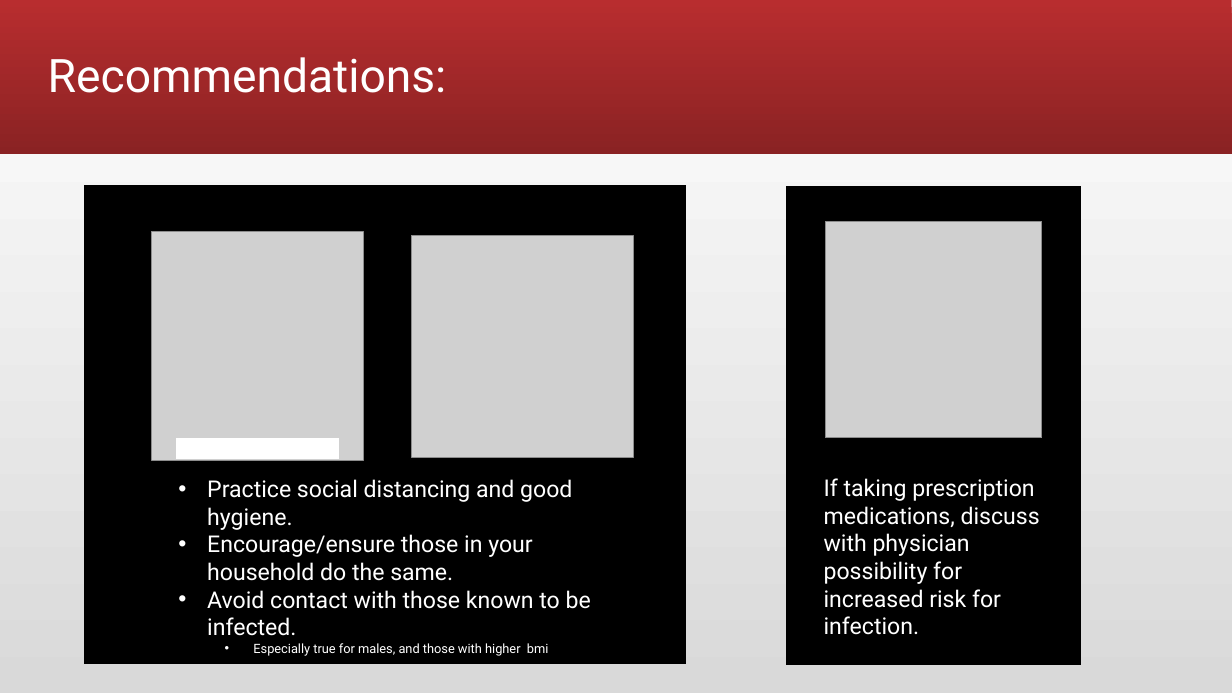
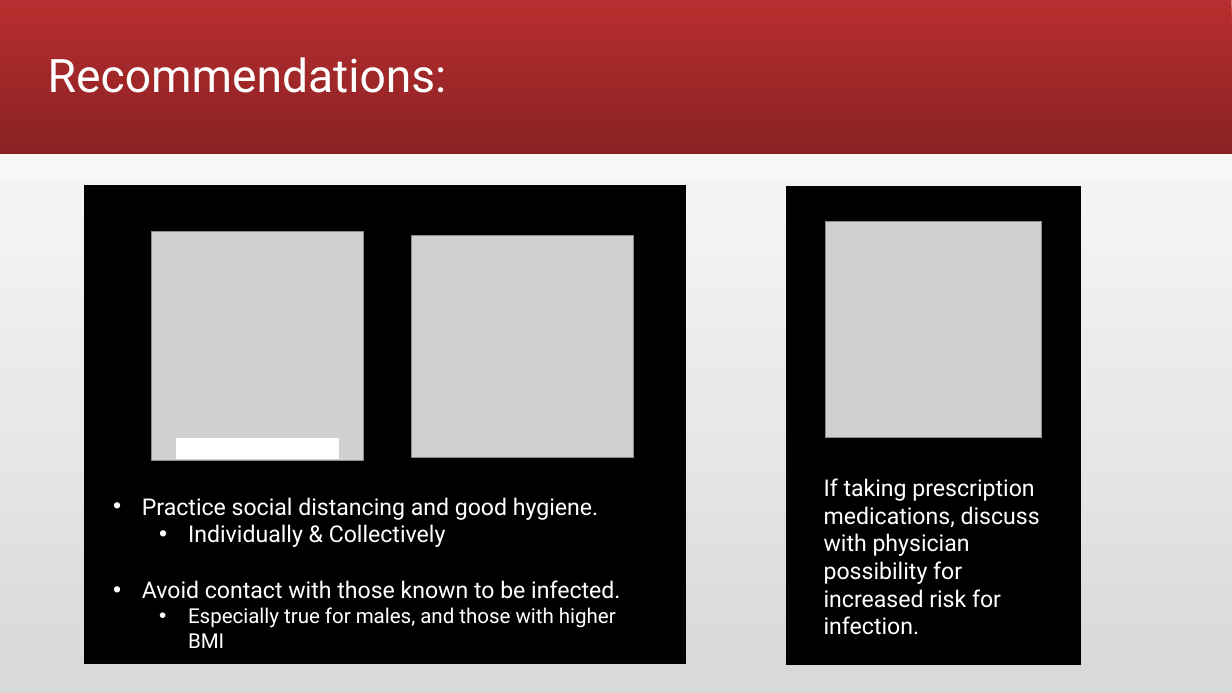
Before and after one commit to andiosika/Binomial-Classification-Ranom-Forest-hyper-imbalance, a slide deck: slide 10 of Covid19Preso.pptx. Drawn at 1232x693 pixels with LibreOffice and Linux fonts; fonts in the diff are those of the drawing; grey boxes stand for pictures. Boxes give left, top, right and bottom in pixels: in the first picture for what was removed or moved away, otherwise in the second. Text is boxed around its words. In the diff, an @@ line names an element or a change of style, - is before the commit and + after.

```diff
--- a/Covid19Preso.pptx
+++ b/Covid19Preso.pptx
@@ text "Practice social distancing and good ...": place and size @@
-text "Practice social distancing and good ..." at [207, 479, 591, 656]
+text "Practice social distancing and good ..." at [142, 497, 620, 628]
@@ text at [188, 524, 446, 547]: text changed @@
-• Encourage/ensure those in your household do the same.
+  • Individually & Collectively
@@ text at [188, 607, 616, 628]: text changed; size 10 to 16 pt @@
-  • Especially true for males, and those with higher bmi
+  • Especially true for males, and those with higher BMI
```
Also in this commit, not shown: 7 other slides changed, 2 slides added, 5 other files.
